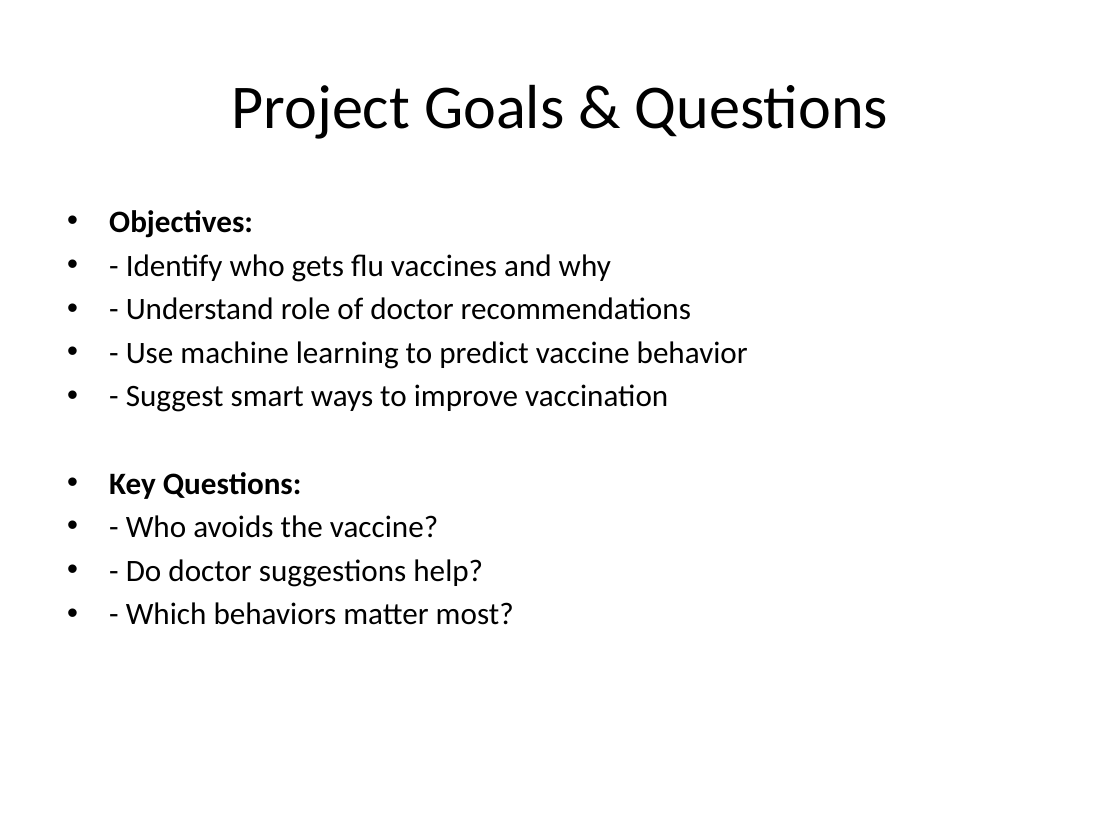
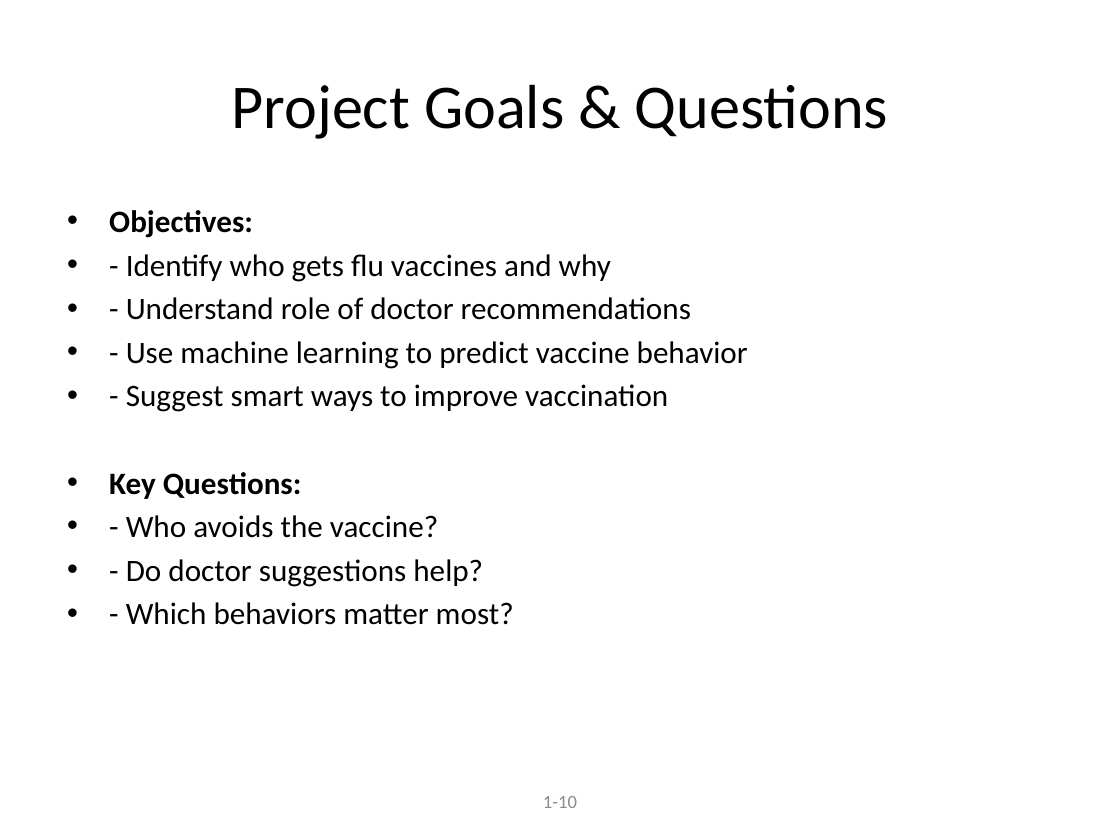
Before and after one commit to albert-raphael/alpha-group, a slide deck: slide 2 of documents/Flu_Vaccination_Predictor_Presentation.pptx. Drawn at 1120x840 pixels with LibreOffice and Linux fonts; fonts in the diff are those of the drawing. Boxes give left, top, right and bottom in pixels: in the first picture for what was removed or moved away, otherwise in the second. Text is boxed around its words. In the diff, an @@ line names an element or a change of style, - is before the commit and + after.

```diff
--- a/documents/Flu_Vaccination_Predictor_Presentation.pptx
+++ b/documents/Flu_Vaccination_Predictor_Presentation.pptx
@@ text added at [543, 796, 577, 808], 12 pt, text #8C8C8C @@
+1-10
```
Also in this commit, not shown: 3 other slides changed, 6 slides added, 2 slides removed, 1 other file.
